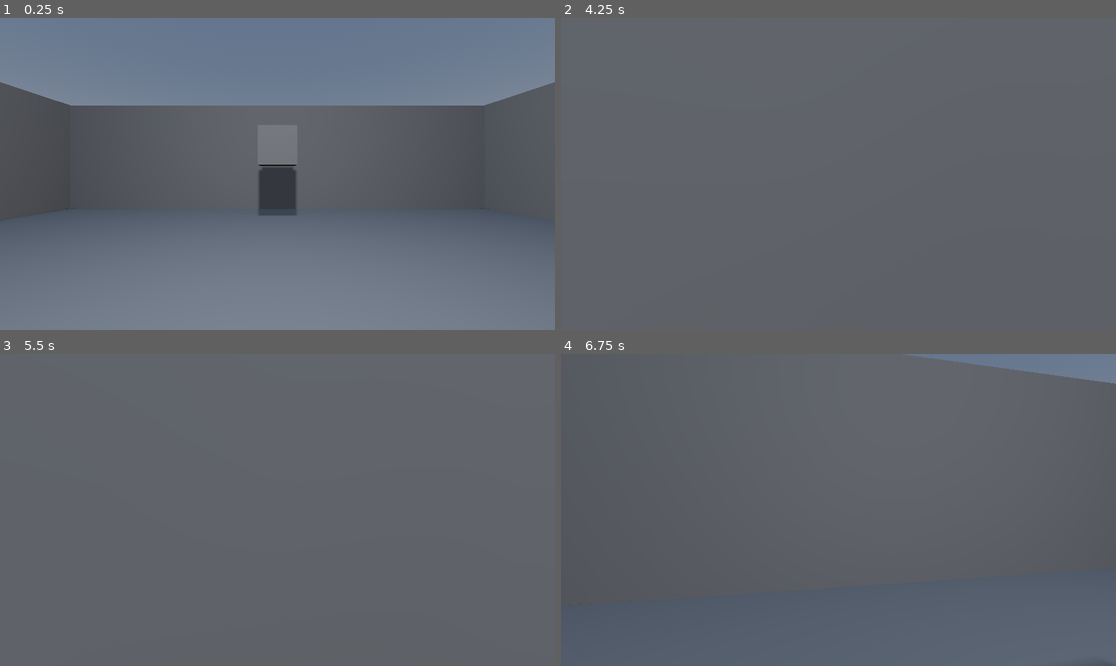
Above: before the commit, frames 1-4 (two rows, left to right).
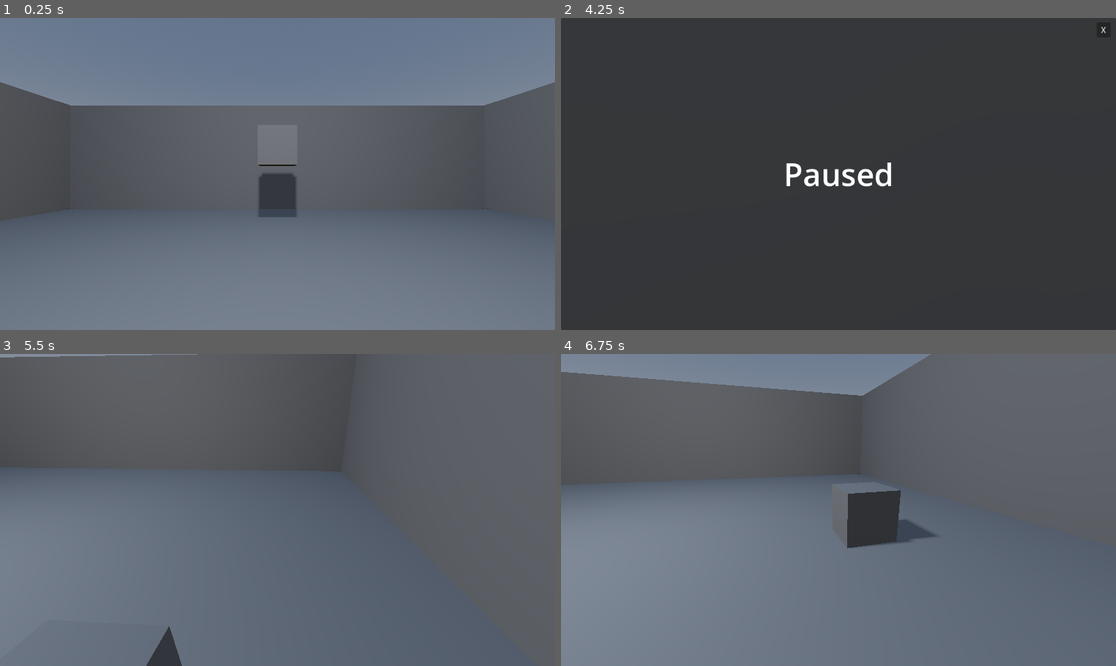
Above: after the commit, the same moments.

Repository: chybby/ldjam53
Game: Godot game, scene res://main.tscn
The game is run twice, just before and just after one commit, with the same random seed, the same clock (stepped at 60 frames per second) and the same inputs.
Inputs (mouse positions are in pixels of both pictures, inside the frame that each line leads up to):
- Up to frame 1 (0.25 s): no input
- Up to frame 2 (4.25 s): move the mouse to (866, 174) at 0.52 s; hold W (move_forward) from 0.53 s (still down); tap Space (jump) at 0.77, 1.52, 2.75, 3.02, 3.77 s; move the mouse to (810, 174) at 1.27 s; tap Enter at 2 s; move the mouse to (849, 167) at 2.02 s; move the mouse to (832, 180) at 2.77 s; move the mouse to (877, 177) at 3.52 s; tap Escape (pause) at 4.15 s
- Up to frame 3 (5.5 s): release W (move_forward) at 4.25 s; click (543, 366) at 4.25 s, where only the run after the commit has a clickable "X"; tap Enter at 5 s; move the mouse to (111, 463) at 5.02 s; hold A (move_left) from 5.03 s (still down); tap Space (jump) at 5.27 s
- Up to frame 4 (6.75 s): move the mouse to (866, 510) at 5.77 s; release A (move_left) at 5.78 s; hold S (move_backward) 5.78-6.53 s; move the mouse to (755, 432) at 6.52 s; hold D (move_right) from 6.53 s (still down)

The runs differ from the first frame. In frame 1, 0.1% of the frame differs, in the area x 46-54%, y 47-64%; in frame 2, 100%, in the area x 0-100%, y 0-100%; in frame 3, 14%; in frame 4, 36%.

Commit message:
Add pause screen.

Diff:
--- a/level/level.gd
+++ b/level/level.gd
@@ -1,11 +1 @@
 extends Node3D
-
-
-# Called when the node enters the scene tree for the first time.
-func _ready():
-    pass # Replace with function body.
-
-
-# Called every frame. 'delta' is the elapsed time since the previous frame.
-func _process(delta):
-    pass
--- a/level/level.tscn
+++ b/level/level.tscn
@@ -83,6 +83,6 @@
 shape = SubResource("WorldBoundaryShape3D_t4nq7")
 
 [node name="OmniLight3D" type="OmniLight3D" parent="."]
-transform = Transform3D(1, 0, 0, 0, 1, 0, 0, 0, 1, 0, 4.5, 0)
+transform = Transform3D(1, 0, 0, 0, 1, 0, 0, 0, 1, 0, 4.96277, 0)
 shadow_enabled = true
 omni_range = 20.361
--- a/main.gd
+++ b/main.gd
@@ -1,12 +1,15 @@
 extends Node
 
+@onready var gui := $GUI
+@onready var world := $World
 
-# Called when the node enters the scene tree for the first time.
 func _ready():
     Input.mouse_mode = Input.MOUSE_MODE_CAPTURED
 
+func _input(event):
+    if event.is_action_pressed("pause"):
+        gui.show_pause_screen()
+        get_tree().paused = true
 
-# Called every frame. 'delta' is the elapsed time since the previous frame.
-func _process(delta):
-    if Input.is_action_just_pressed("pause"):
-        Input.mouse_mode = Input.MOUSE_MODE_VISIBLE
+func _on_gui_unpaused():
+    get_tree().paused = false
--- a/main.tscn
+++ b/main.tscn
@@ -7,6 +7,7 @@
 [ext_resource type="PackedScene" uid="uid://dxmtgq1vffaeq" path="res://menus/main_menu_screen.tscn" id="4_nqhdg"]
 [ext_resource type="PackedScene" uid="uid://diecf34cipg7k" path="res://player/player.tscn" id="4_qqmf7"]
 [ext_resource type="PackedScene" uid="uid://sdnpsqpox0dm" path="res://package/package.tscn" id="5_252ea"]
+[ext_resource type="PackedScene" uid="uid://dg5ljrugpyfv2" path="res://menus/pause_screen.tscn" id="8_dfw4l"]
 
 [sub_resource type="ProceduralSkyMaterial" id="ProceduralSkyMaterial_j6kb4"]
 
@@ -20,9 +21,11 @@
 [sub_resource type="CameraAttributesPractical" id="CameraAttributesPractical_owjb4"]
 
 [node name="Main" type="Node"]
+process_mode = 3
 script = ExtResource("1_dkgit")
 
 [node name="World" type="Node3D" parent="."]
+process_mode = 1
 script = ExtResource("2_5pf3l")
 
 [node name="Level" parent="World" instance=ExtResource("3_s1u4l")]
@@ -37,14 +40,23 @@
 transform = Transform3D(1, 0, 0, 0, 1, 0, 0, 0, 1, 0, 2.70651, -5.84931)
 
 [node name="GUI" type="Control" parent="."]
-visible = false
+process_mode = 3
 layout_mode = 3
 anchors_preset = 15
 anchor_right = 1.0
 anchor_bottom = 1.0
 grow_horizontal = 2
 grow_vertical = 2
+mouse_filter = 1
 script = ExtResource("3_5trqk")
 
 [node name="MainMenuScreen" parent="GUI" instance=ExtResource("4_nqhdg")]
+visible = false
 layout_mode = 1
+
+[node name="PauseScreen" parent="GUI" instance=ExtResource("8_dfw4l")]
+visible = false
+layout_mode = 1
+
+[connection signal="unpaused" from="GUI" to="." method="_on_gui_unpaused"]
+[connection signal="closed" from="GUI/PauseScreen" to="GUI" method="_on_pause_screen_closed"]
--- a/menus/gui.gd
+++ b/menus/gui.gd
@@ -1,11 +1,22 @@
 extends Control
 
+signal unpaused
 
-# Called when the node enters the scene tree for the first time.
+@onready var main_menu_screen := $MainMenuScreen
+@onready var pause_screen := $PauseScreen
+
 func _ready():
-    pass # Replace with function body.
+    main_menu_screen.set_process_input(false)
+    pause_screen.set_process_input(false)
 
+func show_pause_screen():
+    if not pause_screen.visible:
+        pause_screen.visible = true
+        pause_screen.set_process_input(true)
+        Input.mouse_mode = Input.MOUSE_MODE_VISIBLE
 
-# Called every frame. 'delta' is the elapsed time since the previous frame.
-func _process(delta):
-    pass
+func _on_pause_screen_closed():
+    pause_screen.visible = false
+    pause_screen.set_process_input(false)
+    Input.mouse_mode = Input.MOUSE_MODE_CAPTURED
+    emit_signal("unpaused")
--- a/menus/main_menu_screen.gd
+++ b/menus/main_menu_screen.gd
@@ -1,7 +1,7 @@
 extends Control
 
 @onready
-var label : Label = $Label
+var label : Label = $Panel/Label
 
 func _on_Button_pressed() -> void:
     label.text = "You pressed the button!"
--- /dev/null
+++ b/menus/pause_screen.gd
@@ -0,0 +1,12 @@
+extends Control
+
+signal closed
+
+func _input(event):
+    if event.is_action_pressed("pause"):
+        emit_signal("closed")
+        get_viewport().set_input_as_handled()
+
+
+func _on_close_button_pressed():
+    emit_signal("closed")
--- /dev/null
+++ b/menus/pause_screen.tscn
@@ -0,0 +1,50 @@
+[gd_scene load_steps=2 format=3 uid="uid://dg5ljrugpyfv2"]
+
+[ext_resource type="Script" path="res://menus/pause_screen.gd" id="1_81t3t"]
+
+[node name="PauseScreen" type="Control"]
+layout_mode = 3
+anchors_preset = 15
+anchor_right = 1.0
+anchor_bottom = 1.0
+grow_horizontal = 2
+grow_vertical = 2
+script = ExtResource("1_81t3t")
+
+[node name="Panel" type="Panel" parent="."]
+layout_mode = 1
+anchors_preset = 15
+anchor_right = 1.0
+anchor_bottom = 1.0
+grow_horizontal = 2
+grow_vertical = 2
+
+[node name="CloseButton" type="Button" parent="Panel"]
+layout_mode = 1
+anchors_preset = 1
+anchor_left = 1.0
+anchor_right = 1.0
+offset_left = -40.0
+offset_top = 9.0
+offset_right = -11.0
+offset_bottom = 40.0
+grow_horizontal = 0
+text = "X"
+
+[node name="Label" type="Label" parent="Panel"]
+layout_mode = 1
+anchors_preset = 8
+anchor_left = 0.5
+anchor_top = 0.5
+anchor_right = 0.5
+anchor_bottom = 0.5
+offset_left = -20.0
+offset_top = -11.5
+offset_right = 20.0
+offset_bottom = 11.5
+grow_horizontal = 2
+grow_vertical = 2
+theme_override_font_sizes/font_size = 65
+text = "Paused"
+
+[connection signal="pressed" from="Panel/CloseButton" to="." method="_on_close_button_pressed"]
--- a/package/package.gd
+++ b/package/package.gd
@@ -1,11 +1 @@
 extends RigidBody3D
-
-
-# Called when the node enters the scene tree for the first time.
-func _ready():
-    pass # Replace with function body.
-
-
-# Called every frame. 'delta' is the elapsed time since the previous frame.
-func _process(delta):
-    pass
--- a/player/player.gd
+++ b/player/player.gd
@@ -11,6 +11,7 @@
 
 
 func _unhandled_input(event):
+
     if event is InputEventMouseMotion and Input.mouse_mode == Input.MOUSE_MODE_CAPTURED:
         rotate_y(-event.relative.x * mouse_sensitivity)
         camera.rotate_x(-event.relative.y * mouse_sensitivity)
--- a/world.gd
+++ b/world.gd
@@ -1,11 +1 @@
 extends Node3D
-
-
-# Called when the node enters the scene tree for the first time.
-func _ready():
-    pass # Replace with function body.
-
-
-# Called every frame. 'delta' is the elapsed time since the previous frame.
-func _process(delta):
-    pass
Not shown: 1 places in main.tscn that only renumber resources
